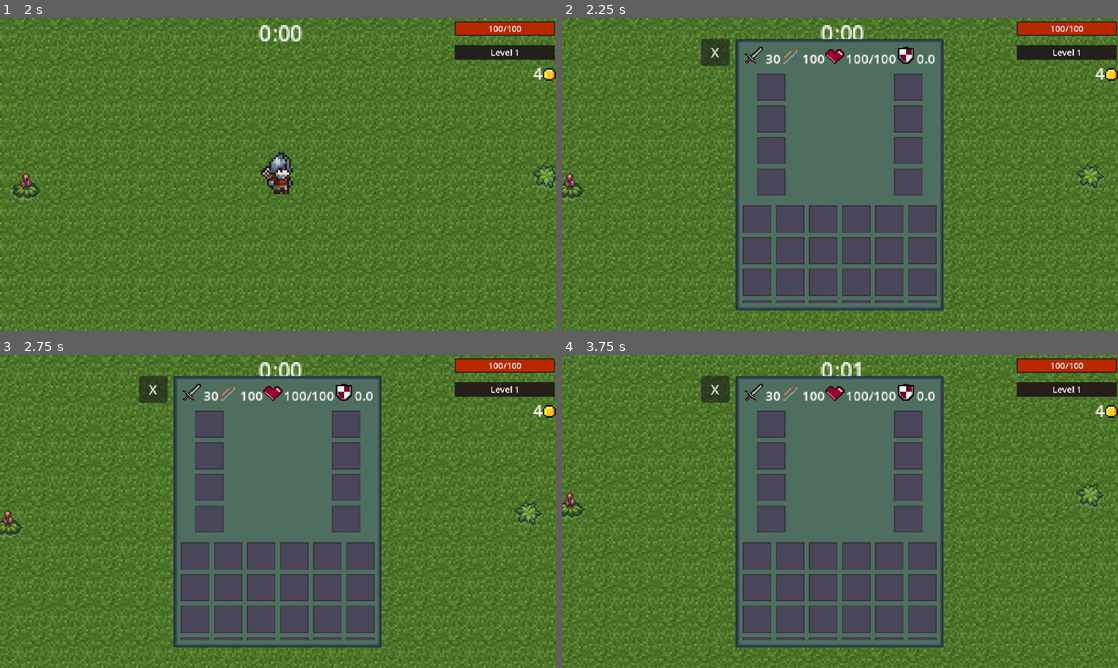
Above: before the commit, frames 1-4 (two rows, left to right).
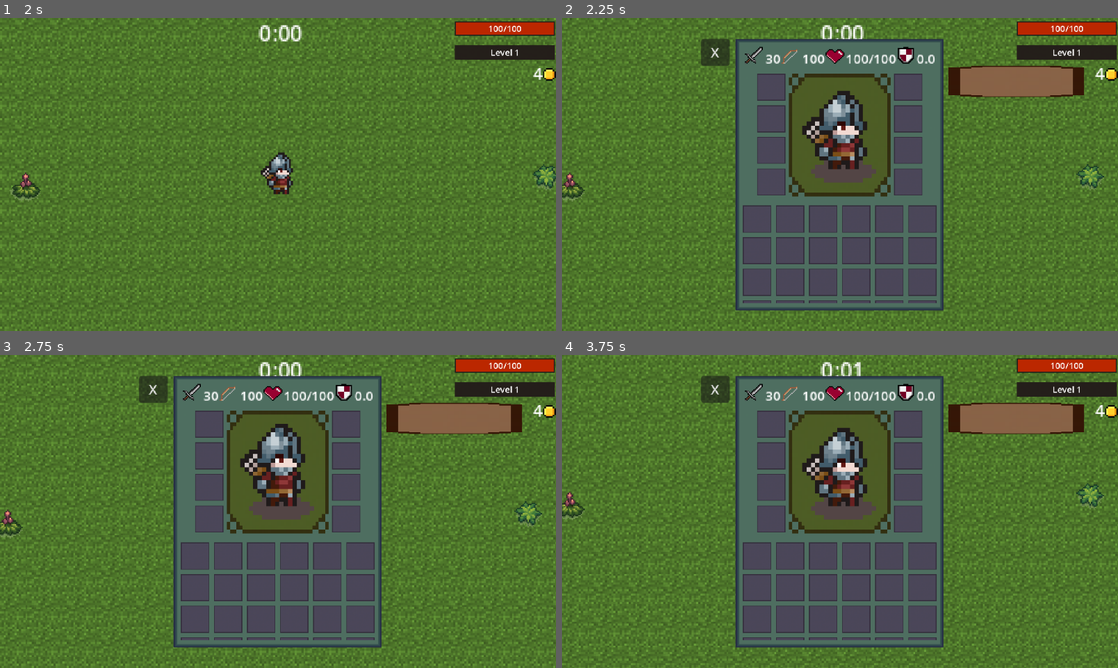
Above: after the commit, the same moments.

Repository: Qxver/Godot-Game
Game: Godot game, scene res://Menu/menu.tscn
The game is run twice, just before and just after one commit, with the same random seed, the same clock (stepped at 60 frames per second) and the same inputs.
Inputs (mouse positions are in pixels of both pictures, inside the frame that each line leads up to):
- Up to frame 1 (2 s): click "Play" at 0.5 s; click (172, 174) at 1.25 s
- Up to frame 2 (2.25 s): hold Right (move_right) from 2.03 s (still down); tap I (inv) at 2.1 s
- Up to frame 3 (2.75 s): keep holding Right (move_right)
- Up to frame 4 (3.75 s): release Right (move_right) at 2.75 s; click "X" at 2.75 s; tap Enter at 3.5 s; hold S (move_down) from 3.53 s (still down); tap I (inv) at 3.6 s

Frame 1 is identical in both runs. In frame 2, 9.2% of the frame differs, in the area x 40-94%, y 15-58%; in frame 3, 9.2%; in frame 4, 9.2%.

Commit message:
Inventory

Diff:
--- a/Inventory/InvUI.tscn
+++ b/Inventory/InvUI.tscn
@@ -1,12 +1,71 @@
-[gd_scene load_steps=9 format=3 uid="uid://d4hmqtouiu3qi"]
+[gd_scene load_steps=20 format=3 uid="uid://d4hmqtouiu3qi"]
 
 [ext_resource type="Script" uid="uid://sskwaoewx6q0" path="res://Inventory/inv_ui.gd" id="1_ughb5"]
 [ext_resource type="Texture2D" uid="uid://dw5r2dayj38p2" path="res://Assets/Menu_assets/frame.png" id="2_3klia"]
+[ext_resource type="Texture2D" uid="uid://cig71lm7hhm6e" path="res://Assets/Menu_assets/character_frame.png" id="2_67srk"]
+[ext_resource type="Texture2D" uid="uid://ciinxspg8if6o" path="res://Assets/Menu_assets/Soldier-Idle-menu.png" id="2_rqxd6"]
 [ext_resource type="Texture2D" uid="uid://cu7wowh2548t2" path="res://Assets/Menu_assets/dmg.png" id="3_35ghd"]
+[ext_resource type="Texture2D" uid="uid://8vthmkrj0aye" path="res://Assets/Menu_assets/coin_frame.png" id="3_ks0ad"]
 [ext_resource type="Texture2D" uid="uid://cph2xij715g3n" path="res://Assets/Menu_assets/ats.png" id="4_epqjb"]
 [ext_resource type="Texture2D" uid="uid://dul2c5rwo8giw" path="res://Assets/Menu_assets/hp.png" id="5_c68me"]
 [ext_resource type="Texture2D" uid="uid://b3ateisudmq2n" path="res://Assets/Menu_assets/def.png" id="6_ig2n5"]
 [ext_resource type="PackedScene" uid="uid://ixbrp0fri5jl" path="res://Inventory/inv_slot.tscn" id="7_35ghd"]
+
+[sub_resource type="AtlasTexture" id="AtlasTexture_ks0ad"]
+atlas = ExtResource("2_rqxd6")
+region = Rect2(0, 0, 17, 22)
+
+[sub_resource type="AtlasTexture" id="AtlasTexture_qoah3"]
+atlas = ExtResource("2_rqxd6")
+region = Rect2(17, 0, 17, 22)
+
+[sub_resource type="AtlasTexture" id="AtlasTexture_lgfsv"]
+atlas = ExtResource("2_rqxd6")
+region = Rect2(34, 0, 17, 22)
+
+[sub_resource type="AtlasTexture" id="AtlasTexture_bjy1c"]
+atlas = ExtResource("2_rqxd6")
+region = Rect2(51, 0, 17, 22)
+
+[sub_resource type="AtlasTexture" id="AtlasTexture_n8h8o"]
+atlas = ExtResource("2_rqxd6")
+region = Rect2(68, 0, 17, 22)
+
+[sub_resource type="AtlasTexture" id="AtlasTexture_pwmn1"]
+atlas = ExtResource("2_rqxd6")
+region = Rect2(85, 0, 17, 22)
+
+[sub_resource type="SpriteFrames" id="SpriteFrames_i0ny4"]
+animations = [{
+"frames": [{
+"duration": 1.0,
+"texture": SubResource("AtlasTexture_ks0ad")
+}, {
+"duration": 1.0,
+"texture": SubResource("AtlasTexture_qoah3")
+}, {
+"duration": 1.0,
+"texture": SubResource("AtlasTexture_lgfsv")
+}, {
+"duration": 1.0,
+"texture": SubResource("AtlasTexture_bjy1c")
+}, {
+"duration": 1.0,
+"texture": SubResource("AtlasTexture_n8h8o")
+}, {
+"duration": 1.0,
+"texture": SubResource("AtlasTexture_pwmn1")
+}],
+"loop": true,
+"name": &"default",
+"speed": 5.0
+}]
+
+[sub_resource type="GDScript" id="GDScript_qoah3"]
+script/source = "extends AnimatedSprite2D
+
+
+"
 
 [sub_resource type="LabelSettings" id="LabelSettings_k4euo"]
 font_size = 11
@@ -28,6 +87,39 @@
 offset_right = 193.0
 offset_bottom = 55.0
 text = "X"
+
+[node name="AnimatedSprite2D" type="AnimatedSprite2D" parent="."]
+z_index = 2
+position = Vector2(319, 134)
+scale = Vector2(5, 5)
+sprite_frames = SubResource("SpriteFrames_i0ny4")
+script = SubResource("GDScript_qoah3")
+
+[node name="Coins" type="NinePatchRect" parent="."]
+z_index = 1
+offset_left = 445.0
+offset_top = 55.0
+offset_right = 457.0
+offset_bottom = 91.0
+scale = Vector2(13, 1)
+size_flags_horizontal = 6
+texture = ExtResource("3_ks0ad")
+patch_margin_left = 5
+patch_margin_top = 5
+patch_margin_right = 5
+patch_margin_bottom = 5
+
+[node name="Character" type="NinePatchRect" parent="."]
+z_index = 1
+layout_mode = 2
+offset_left = 261.0
+offset_top = 64.0
+offset_right = 270.0
+offset_bottom = 205.0
+scale = Vector2(13, 1)
+size_flags_horizontal = 6
+texture = ExtResource("2_67srk")
+region_rect = Rect2(0, 0, 32, 32)
 
 [node name="NinePatchRect" type="NinePatchRect" parent="."]
 layout_mode = 1
--- a/Inventory/inv_ui.gd
+++ b/Inventory/inv_ui.gd
@@ -12,6 +12,7 @@
 
 func resume():
 	get_tree().paused = false
+	$AnimatedSprite2D.stop()
 	InputMap.load_from_project_settings()
 	hide()
 
@@ -22,6 +23,7 @@
 	%Hp_val.text = str(int(PlayerStats.health)) + "/" + str(PlayerStats.max_hp)
 	%Def_val.text = str(PlayerStats.defence)
 	update_slots()
+	$AnimatedSprite2D.play("default")
 	show()
 	get_tree().paused = true
 
Binary file added: Assets/Menu_assets/Soldier-Idle-menu.png
Not shown, added: Assets/Menu_assets/Soldier-Idle-menu.png.import
Binary file added: Assets/Menu_assets/character_frame.png
Not shown, added: Assets/Menu_assets/character_frame.png.import
Binary file added: Assets/Menu_assets/coin_frame.png
Not shown, added: Assets/Menu_assets/coin_frame.png.import
